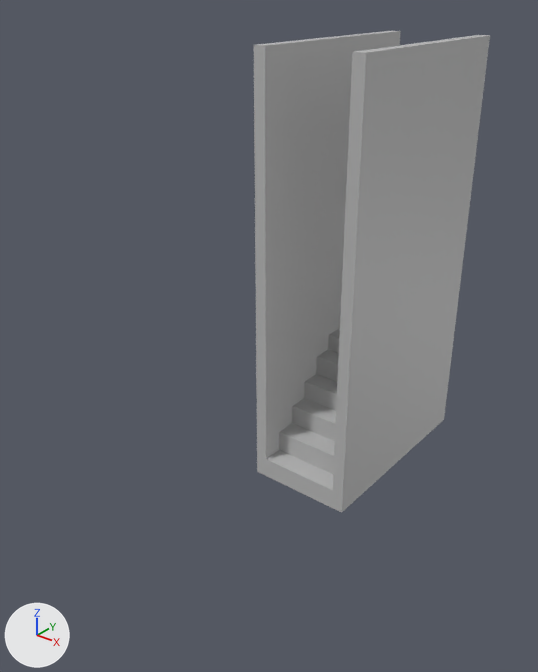
What one commit did to the FBX model Assets/Models/MOD_Stairs.fbx.
Camera for both pictures: a 50 mm lens placed at (6.79, -15.21, 6.1), pointed at (-1.26, -5.15, -0.14). Arrows for +X, +Y and +Z are at lower left; the lights stay in place. Where no turn or scale is listed for an object, it has been applied to the vertices. Vertices at the same position are counted once.

The older version as bpy lines, for what is in view:
```python
me_mesh = bpy.data.meshes.new('Mesh')
me_mesh.from_pydata(...)  # 94 vertices, 90 faces; spans x -2.02..0.25, y -4.61..0.0, z -3.96..5.0
me_mesh.materials.append(mat_lambert1)  # grey #bcbcbc
ob_pcube6 = bpy.data.objects.new('pCube6', me_mesh)
ob_pcube6.location = (0.0, 0.0, 0.0)
```
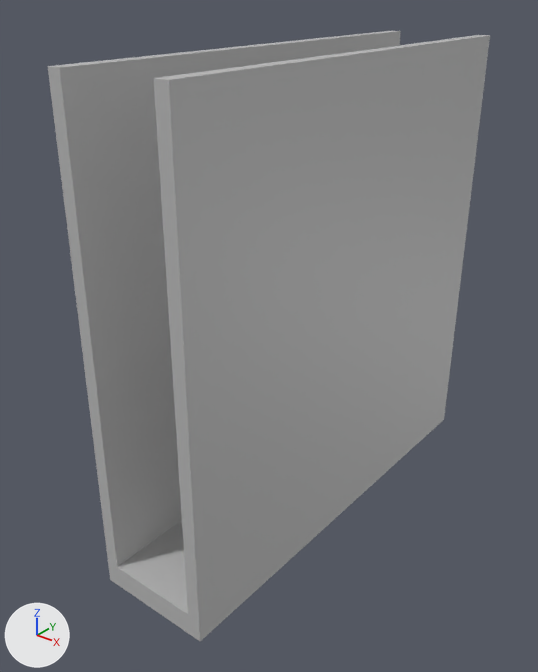
Where the change shows, as pixel boxes [x1, y1, x2, y2] in the pictures (538 x 672 px):
'pCube6', reshaped (87% wider, 27% taller)
    before: [254, 31, 490, 513]
    after: [48, 31, 490, 641]
part 1 of me_mesh, built on
    before: [254, 45, 366, 513]
    after: [48, 45, 366, 641]

The change, as a list of edits to the scene's bpy script:
```text
Change me_mesh:
    used by ob_pcube6; location = (0.0, 0.0, 0.0)
    remove me_mesh.from_pydata(...)  # 94 vertices, 90 faces; spans x -2.02..0.25, y -4.61..0.0, z -3.96..5.0
    add me_mesh.from_pydata(...)  # 105 vertices, 102 faces; spans x -2.02..0.25, y -8.88..0.0, z -3.96..5.0
    me_mesh part 1
    3 faces are deleted
    11 new vertices lie (0.0, -4.27, 0.0) away from vertices in x -2.02..0.25, y -4.61, z -3.96..5.0
    15 new faces join them
```
